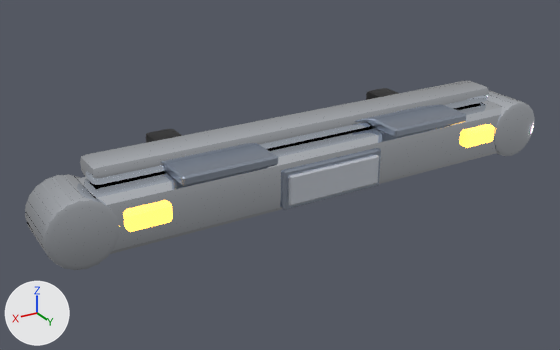
The glTF model game/assets/vehicles/dekotora/accessories/front/fb_standard_chrome.glb as it was, and as the next commit left it.
Before and after are seen from a camera (50 mm lens) standing at (2.1, 3.33, 1.56) and looking at (0.14, 0.05, -0.08). The axes (+X, +Y, +Z) are drawn at lower left. The lights are the same throughout. The first picture is the older version. Where no turn or scale is listed for an object, it has been applied to the vertices. Vertices at exactly the same position are counted once.

Names of what the first picture shows: 'chrome', 'lamp_amber', 'paint_white', 'plastic_black', 'steel'.
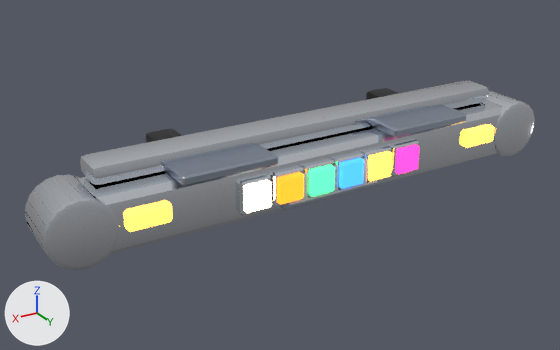
Location of each change, (x1, y1, x2, y2) in pixels of the pictures (560 x 350 px):
'lamp_white', added (beige)
    after: (244, 180, 272, 213)
'lamp_orange', added
    after: (277, 173, 304, 205)
'lamp_green', added (green)
    after: (309, 165, 335, 197)
'lamp_blue', added (blue)
    after: (339, 158, 364, 189)
'lamp_pink', added (pink)
    after: (395, 145, 420, 174)
part 1 of me_chrome, added
    after: (390, 139, 419, 177)
part 2 of me_chrome, added
    after: (363, 145, 392, 183)
part 3 of me_chrome, added
    after: (334, 152, 364, 189)
part 4 of me_chrome, added
    after: (304, 159, 335, 198)
part 5 of me_chrome, added
    after: (271, 166, 304, 207)
part 6 of me_chrome, added
    after: (237, 173, 272, 216)
part 7 of me_lamp_amber, added
    after: (368, 151, 393, 182)
'paint_white', unchanged, covered by the edit
    before: (288, 155, 379, 206)
    after: (289, 158, 378, 206)

Patch to the scene script:
```diff
--- a/game/assets/vehicles/dekotora/accessories/front/fb_standard_chrome.glb.py
+++ b/game/assets/vehicles/dekotora/accessories/front/fb_standard_chrome.glb.py
@@ me_chrome @@
-me_chrome.from_pydata(...)  # 712 vertices, 1408 faces; spans x -1.47..1.47, y 0.01..0.35, z -0.17..0.25
+me_chrome.from_pydata(...)  # 856 vertices, 1672 faces; spans x -1.47..1.47, y 0.01..0.38, z -0.17..0.25
+# me_chrome part 1: a new loose piece of 24 vertices spanning x -0.55..-0.37, y 0.32..0.38, z -0.09..0.09, in mat_chrome (white #e6ebf2)
+# me_chrome part 2: a new loose piece of 24 vertices spanning x -0.36..-0.19, y 0.32..0.38, z -0.09..0.09, in mat_chrome (white #e6ebf2)
+# me_chrome part 3: a new loose piece of 24 vertices spanning x -0.18..0.0, y 0.32..0.38, z -0.09..0.09, in mat_chrome (white #e6ebf2)
+# me_chrome part 4: a new loose piece of 24 vertices spanning x 0.0..0.18, y 0.32..0.38, z -0.09..0.09, in mat_chrome (white #e6ebf2)
+# me_chrome part 5: a new loose piece of 24 vertices spanning x 0.19..0.36, y 0.32..0.38, z -0.09..0.09, in mat_chrome (white #e6ebf2)
+# me_chrome part 6: a new loose piece of 24 vertices spanning x 0.37..0.55, y 0.32..0.38, z -0.09..0.09, in mat_chrome (white #e6ebf2)
 me_chrome.materials.append(mat_chrome)
@@ me_lamp_amber @@
-me_lamp_amber.from_pydata(...)  # 48 vertices, 88 faces; spans x -1.11..1.11, y 0.32..0.38, z -0.03..0.07
+me_lamp_amber.from_pydata(...)  # 72 vertices, 132 faces; spans x -1.11..1.11, y 0.32..0.4, z -0.07..0.07
+# me_lamp_amber part 7: the loose piece of 24 vertices spanning x -1.11..-0.89, y 0.32..0.38, z -0.03..0.07 is copied, and the copy is scaled about its middle by (0.667, 1.67, 1.56), then moved by (0.72, 0.01, -0.02); it spans x -0.35..-0.2, y 0.33..0.4, z -0.07..0.07
 me_lamp_amber.materials.append(mat_lamp_amber)
@@ ob_lamp_white @@
+ob_lamp_white = bpy.data.objects.new('lamp_white', me_lamp_white)  # 24 vertices, 44 faces; spans x 0.385..0.5317, y 0.327..0.397, z -0.07..0.07; in mat_lamp_white (beige #ffe9c2, glowing beige #ffe9c2)
+ob_lamp_white.location = (0.0, 0.0, 0.0)
@@ ob_lamp_pink @@
+ob_lamp_pink = bpy.data.objects.new('lamp_pink', me_lamp_pink)  # 24 vertices, 44 faces; spans x -0.5317..-0.385, y 0.327..0.397, z -0.07..0.07; in mat_lamp_pink (pink #ff2e88, glowing pink #ff2e88)
+ob_lamp_pink.location = (0.0, 0.0, 0.0)
@@ ob_lamp_orange @@
+ob_lamp_orange = bpy.data.objects.new('lamp_orange', me_lamp_orange)  # 24 vertices, 44 faces; spans x 0.2017..0.3483, y 0.327..0.397, z -0.07..0.07; in mat_lamp_orange (orange #ff7a1a, glowing orange #ff7a1a)
+ob_lamp_orange.location = (0.0, 0.0, 0.0)
@@ ob_lamp_green @@
+ob_lamp_green = bpy.data.objects.new('lamp_green', me_lamp_green)  # 24 vertices, 44 faces; spans x 0.0183..0.165, y 0.327..0.397, z -0.07..0.07; in mat_lamp_green (green #3dff7a, glowing green #3dff7a)
+ob_lamp_green.location = (0.0, 0.0, 0.0)
@@ ob_lamp_blue @@
+ob_lamp_blue = bpy.data.objects.new('lamp_blue', me_lamp_blue)  # 24 vertices, 44 faces; spans x -0.165..-0.0183, y 0.327..0.397, z -0.07..0.07; in mat_lamp_blue (blue #2f7bff, glowing blue #2f7bff)
+ob_lamp_blue.location = (0.0, 0.0, 0.0)
```
